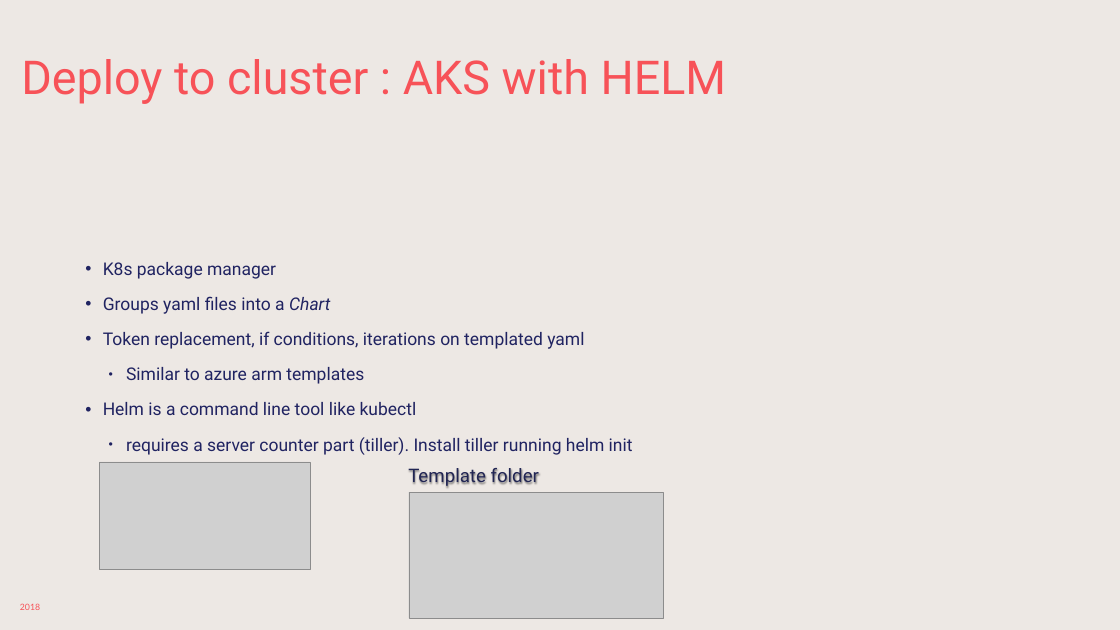
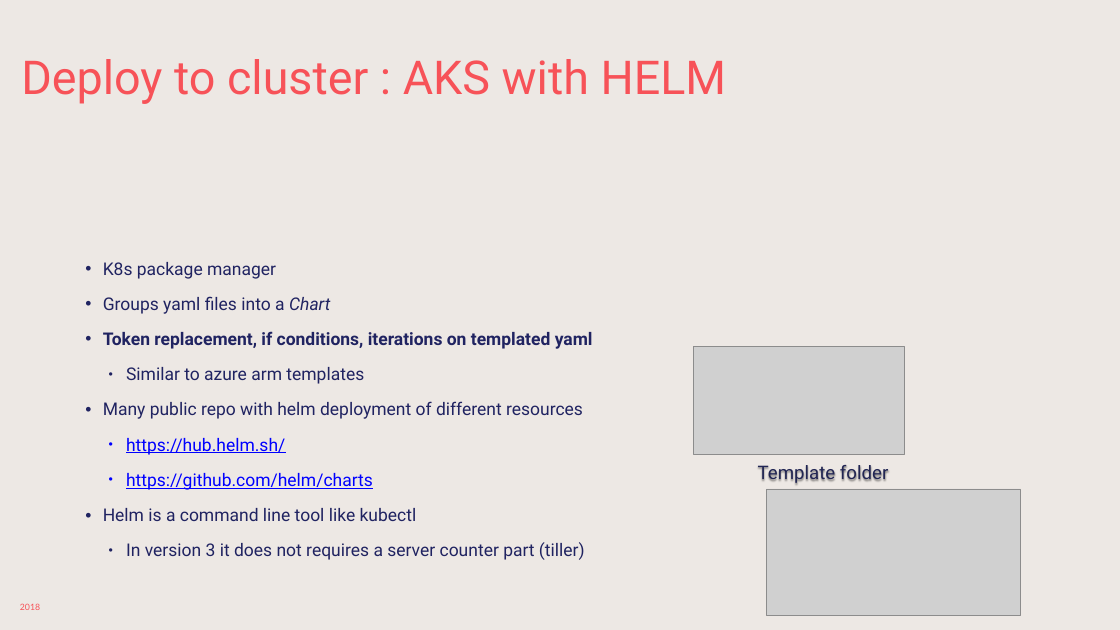
Before and after one commit to sabbadino/deltatre-community-meetups-session-3, a slide deck: slide 22 of K8s-basic.pptx. Drawn at 1120x630 pixels with LibreOffice and Linux fonts; fonts in the diff are those of the drawing; grey boxes stand for pictures; background and template pictures are left out. Boxes give left, top, right and bottom in pixels: in the first picture for what was removed or moved away, otherwise in the second. Text is boxed around its words. In the diff, an @@ line names an element or a change of style, - is before the commit and + after.

```diff
--- a/K8s-basic.pptx
+++ b/K8s-basic.pptx
@@ text at [103,331,593,349]: bold on in "Token replacement, if conditions, iterations on templated ..." @@
@@ picture: place and size @@
-picture at [100,462,310,569]
+picture at [694,347,904,454]
@@ text at [103,401,583,490]: paragraphs added @@
+• Many public repo with helm deployment of different resources
+  • https://hub.helm.sh/
+  • https://github.com/helm/charts
@@ text "Template folder": place and size @@
-text "Template folder" at [408,468,539,488]
+text "Template folder" at [758,465,888,484]
@@ picture: place and size @@
-picture at [409,492,663,618]
+picture at [766,489,1020,615]
@@ text at [126,542,585,560]: text changed @@
-  • requires a server counter part (tiller). Install tiller running helm init
+  • In version 3 it does not requires a server counter part (tiller)
```
Also in this commit, not shown: 5 other slides changed.
